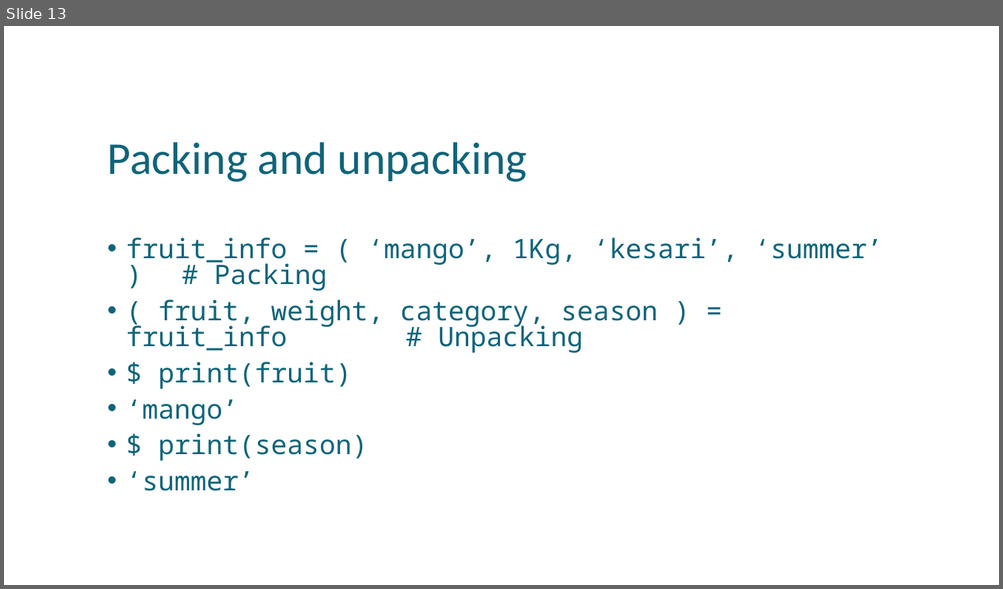
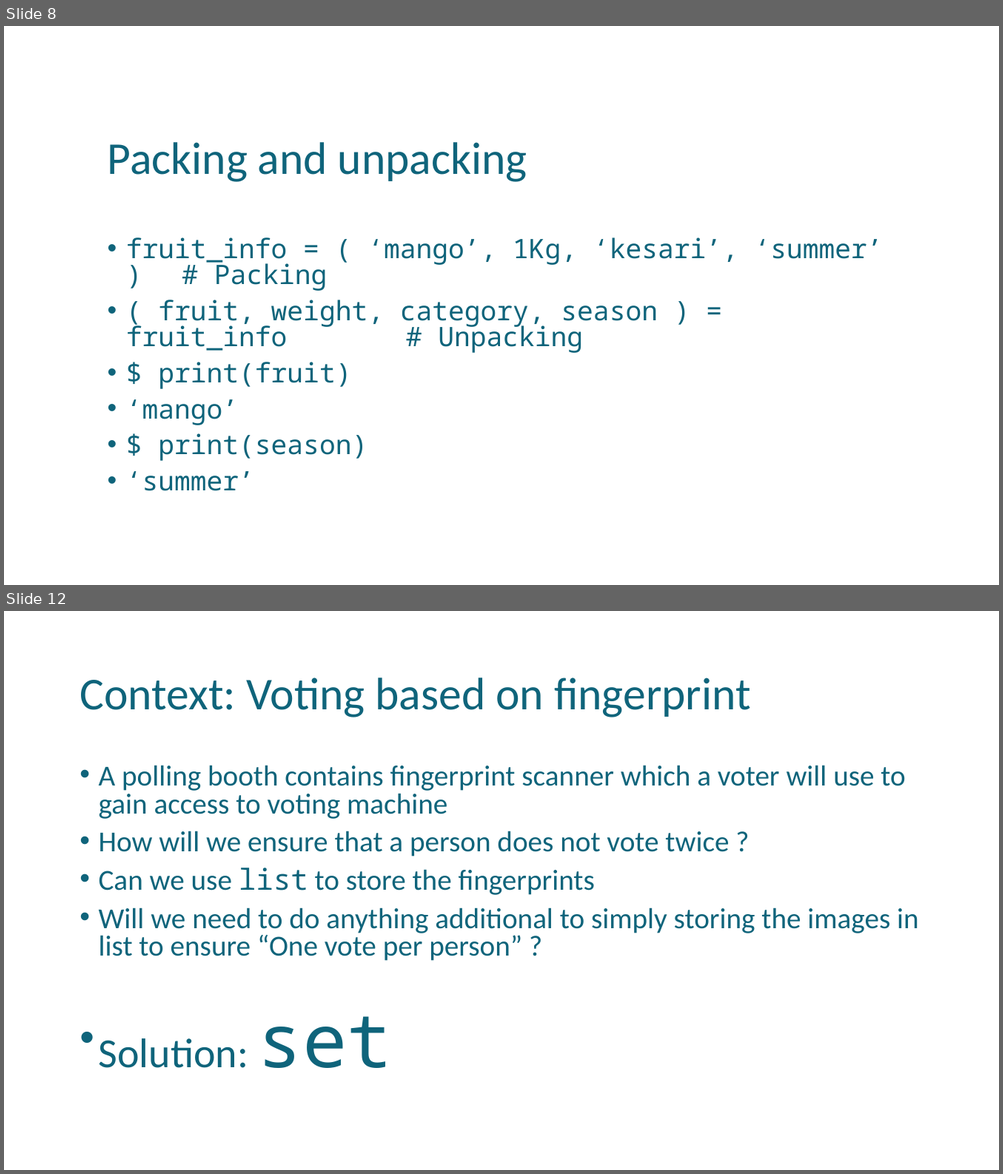
Before and after one commit to uday87j/teach_python, a slide deck: fundamentals/8-Dictionary, Tuple, Range.pptx. Shown one above the other, each under a label of ours: slide 13 before the commit, slides 8 and 12 after it; the slides between them are not shown. The pictures are 1003x589 and 1003x1174 pixels, drawn with LibreOffice and Linux fonts; fonts in the diff are those of the drawing. Boxes give left, top, right and bottom in pixels: in the first picture for what was removed or moved away, otherwise in the second. Text is boxed around its words. In the diff, an @@ line names an element or a change of style, - is before the commit and + after.

```diff
--- a/fundamentals/8-Dictionary, Tuple, Range.pptx
+++ b/fundamentals/8-Dictionary, Tuple, Range.pptx
@@ slide 12 added at [4, 611, 999, 1170], background #FFFFFF @@
@@ title added at [79, 678, 751, 718], 44 pt, text #0F647B @@
+Context: Voting based on fingerprint
@@ text added at [99, 765, 919, 1068], 28 pt, text #0F647B @@
+• A polling booth contains fingerprint scanner which a voter will use to gain access to voting machine
+• How will we ensure that a person does not vote twice ?
+• Can we use list to store the fingerprints
+• Will we need to do anything additional to simply storing the images in list to ensure “One vote per person” ?
+• Solution: set
@@ what was slide 13 is now slide 8 @@
```
Also in this commit, not shown: 5 slides changed, 7 other slides added, 1 other file.
